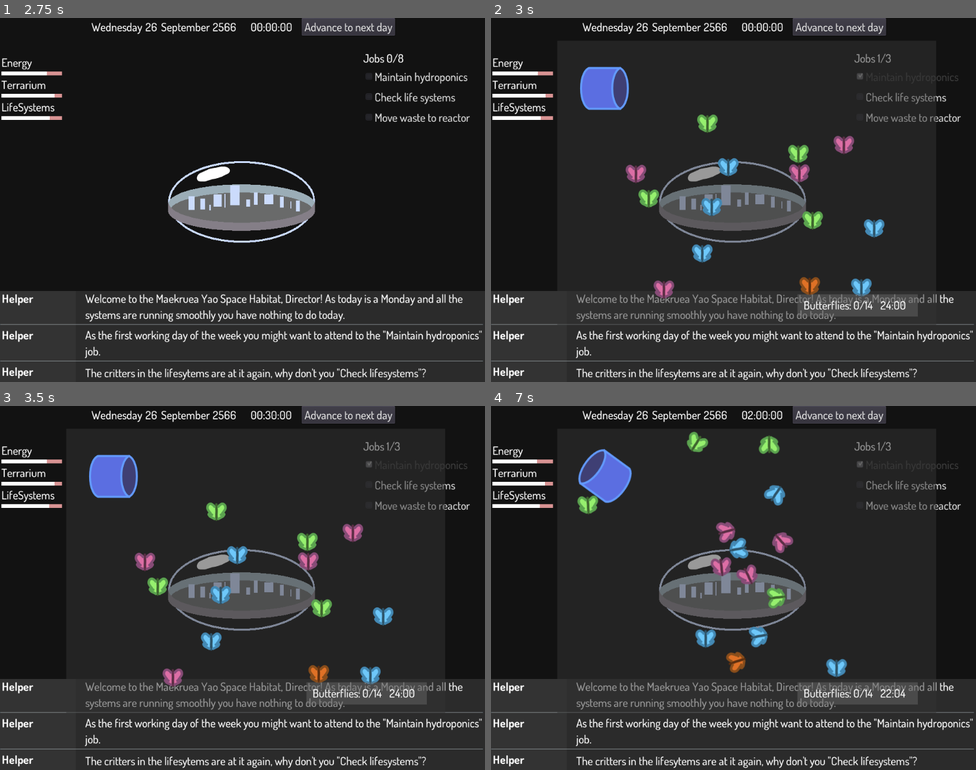
Above: before the commit, frames 1-4 (two rows, left to right).
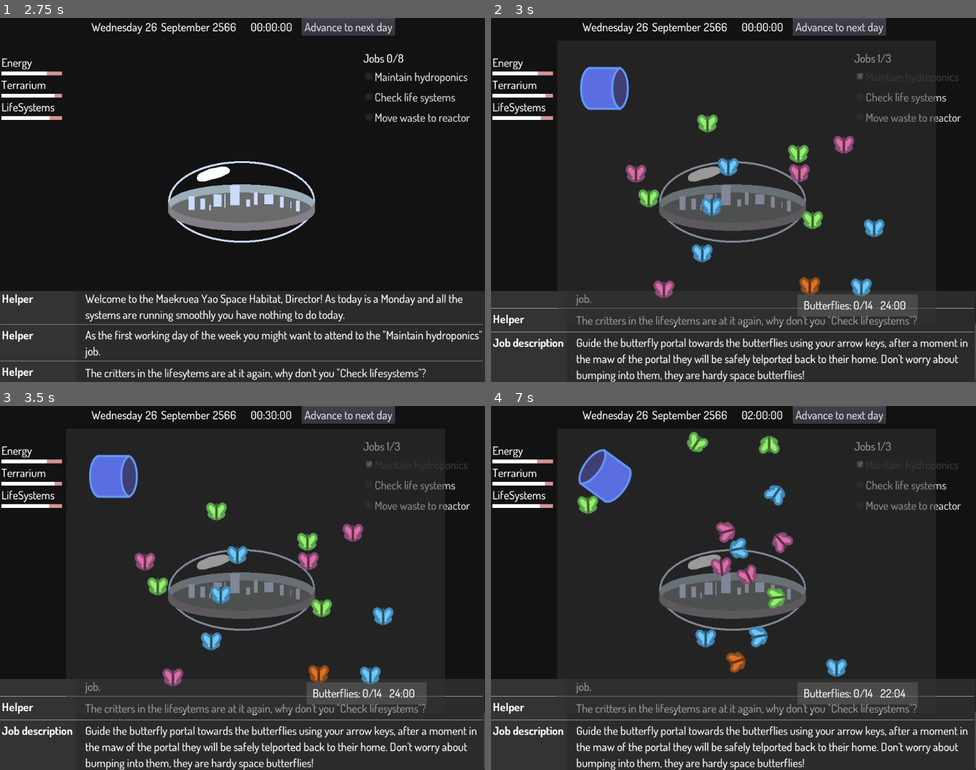
Above: after the commit, the same moments.

Repository: broquaint/eggjam20
Game: Godot game, scene res://Root.tscn
Two runs of this game, one before a commit and one after it. Both use one fixed random seed, a clock stepped at 60 frames per second and the inputs below.
Inputs:
- Up to frame 1 (2.75 s): click "Advance to next day" at 0.5 s; click "Advance to next day" at 1.25 s; click "OK" at 2 s
- Up to frame 2 (3 s): click "Maintain hydroponics" at 2.75 s
- Up to frame 3 (3.5 s): no input
- Up to frame 4 (7 s): click "Check life systems" at 3.5 s; click "Move waste to reactor" at 4.25 s; tap Enter (ui_accept) at 5, 5.27, 5.57, 6.02, 6.32 s; hold Right (move_right) 5.03-5.78 s; hold Down (move_down) 5.78-6.53 s; hold Right (move_right) from 6.53 s (still down)

Frame 1 is identical in both runs. In frame 2, 6.1% of the frame differs, in the area x 0-100%, y 75-100%; in frame 3, 6.1%; in frame 4, 6.2%.

Commit message:
Provide a brief description for each game
So you don't need to have made the game to understand how it works.

Diff:
--- a/scripts/CheckLifeSystems.gd
+++ b/scripts/CheckLifeSystems.gd
@@ -73,6 +73,8 @@
 
 		new_switches.erase(new_switch)
 
+	.job_description("Guide the safety bot through the life systems using the up & down arrow keys. If you see a critter on a switch knock it off and after a beat the bot should re–enable it. But beware those chaotic critters flipping further switches on their way out!")
+
 func _process(delta):
 	if Input.is_action_just_pressed("move_up") or Input.is_action_just_pressed("move_down"):
 		play_state = PlayState.PLAYING
--- a/scripts/FeedReactor.gd
+++ b/scripts/FeedReactor.gd
@@ -43,6 +43,7 @@
 	trash_ball_count = arguments.trash_balls
 	trash_ball_total = trash_ball_count
 	$PlayTime.wait_time = play_duration()
+	.job_description("Feed the trash balls into the habitat energy reactor by launching them with your space bar. Once every ball is launched each one that remains in the reactor will be turned into energy to power all functions on the habitat.")
 
 func play_duration():
 	if trash_ball_total <= 5:
--- a/scripts/Game.gd
+++ b/scripts/Game.gd
@@ -82,6 +82,7 @@
 	var job = JobFactory.make_scene(job_scene, arguments)
 	job.position = Vector2(140, 48)
 	job.connect('job_summary_message', $UI/Messages, 'message_received')
+	job.connect('job_description_message', $UI/Messages, 'message_received')
 	add_child(job)
 	var res = yield(job, "game_completed")
 
--- a/scripts/JobBase.gd
+++ b/scripts/JobBase.gd
@@ -3,9 +3,13 @@
 extends Node2D
 
 signal job_summary_message(source, message)
+signal job_description_message(source, message)
 
 func setup(arguments):
 	assert(false, "Looks like %s forgot to implement JobBase.setup(args)!" % str(self))
 
 func job_summary(msg):
 	emit_signal('job_summary_message', 'Job summary', msg)
+
+func job_description(msg):
+	emit_signal('job_description_message', 'Job description', msg)
--- a/scripts/MaintainHydroponics.gd
+++ b/scripts/MaintainHydroponics.gd
@@ -42,6 +42,8 @@
 		if y >= 600:
 			y = (1 + floor((i % 4) / 4)) * 200
 		add_butterfly(Vector2(randi() % 100 + x, randi() % 100 + y))
+	.job_description("Guide the butterfly portal towards the butterflies using your arrow keys, after a moment in the maw of the portal they will be safely telported back to their home. Don't worry about bumping into them, they are hardy space butterflies!")
+
 
 func add_butterfly(offset):
 #	print("butterfly at ", offset.x, 'x', offset.y)
